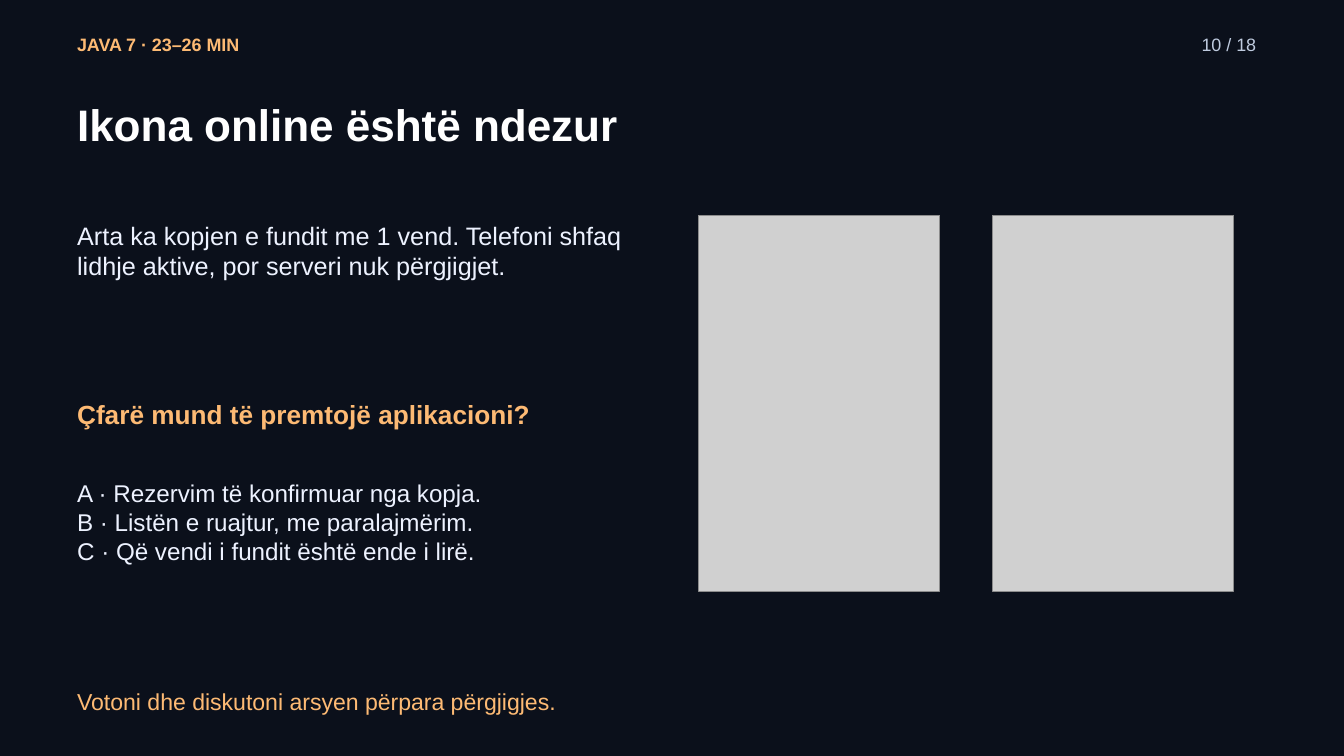
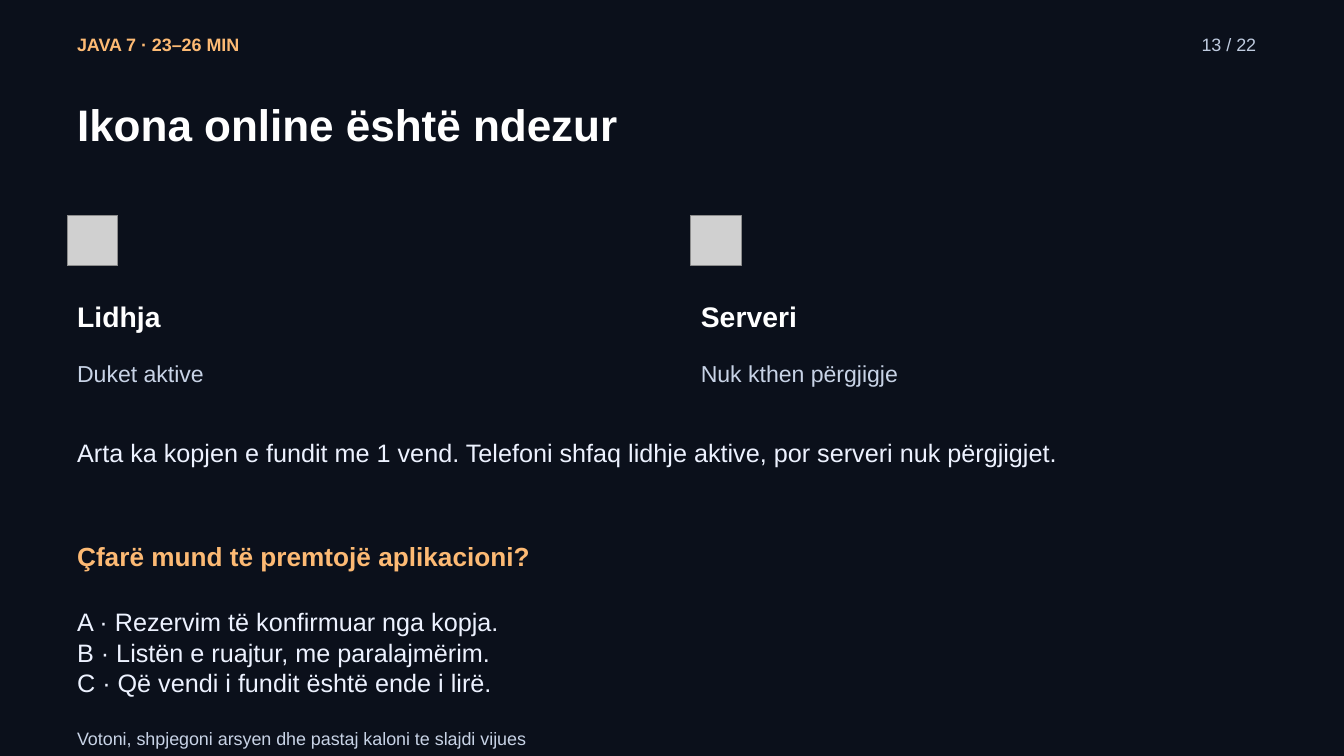
Before and after one commit to arbenl/arbenl.github.io, a slide deck: slide 13 of lendet/2026-2027/mobile/lectures/ligjerata-07-kontrolli-mvp-rideshare-2026.pptx (slide 10 before the commit). Drawn at 1344x756 pixels with LibreOffice and Linux fonts; fonts in the diff are those of the drawing; grey boxes stand for pictures. Boxes give left, top, right and bottom in pixels: in the first picture for what was removed or moved away, otherwise in the second. Text is boxed around its words. In the diff, an @@ line names an element or a change of style, - is before the commit and + after.

```diff
--- a/lendet/2026-2027/mobile/lectures/ligjerata-07-kontrolli-mvp-rideshare-2026.pptx
+++ b/lendet/2026-2027/mobile/lectures/ligjerata-07-kontrolli-mvp-rideshare-2026.pptx
@@ text at (1202, 38, 1256, 51): text changed @@
-10 / 18
+13 / 22
@@ picture added at (68, 216, 118, 266) @@
@@ picture added at (691, 216, 741, 266) @@
@@ picture removed at (699, 216, 941, 592) @@
@@ picture removed at (992, 216, 1234, 592) @@
@@ text added at (77, 306, 160, 333), 20.2 pt, text #FFFFFF, bold @@
+Lidhja
@@ text added at (701, 306, 797, 328), 20.2 pt, text #FFFFFF, bold @@
+Serveri
@@ text added at (77, 365, 204, 382), 16.5 pt, text #C8D3E6 @@
+Duket aktive
@@ text added at (701, 365, 898, 387), 16.5 pt, text #C8D3E6 @@
+Nuk kthen përgjigje
@@ text "Arta ka kopjen e fundit ..." rewrapped from (77, 226, 622, 281) to (77, 443, 1056, 468) @@
@@ text "Çfarë mund të premtojë aplikacioni?": place and size @@
-text "Çfarë mund të premtojë aplikacioni?" at (77, 405, 529, 430)
+text "Çfarë mund të premtojë aplikacioni?" at (77, 547, 529, 572)
@@ text "A · Rezervim të konfirmuar ...": place and size @@
-text "A · Rezervim të konfirmuar ..." at (77, 484, 481, 565)
+text "A · Rezervim të konfirmuar ..." at (77, 612, 498, 697)
@@ text "A · Rezervim të konfirmuar ..." at (77, 612, 498, 697): size 17.2 to 18 pt @@
@@ text at (77, 732, 526, 749): text changed; size 16.5 to 12.8 pt; text colour #FDBA74 to #C8D3E6 @@
-Votoni dhe diskutoni arsyen përpara përgjigjes.
+Votoni, shpjegoni arsyen dhe pastaj kaloni te slajdi vijues
```
Also in this commit, not shown: 17 other slides changed, 4 slides added, 21 other files.
